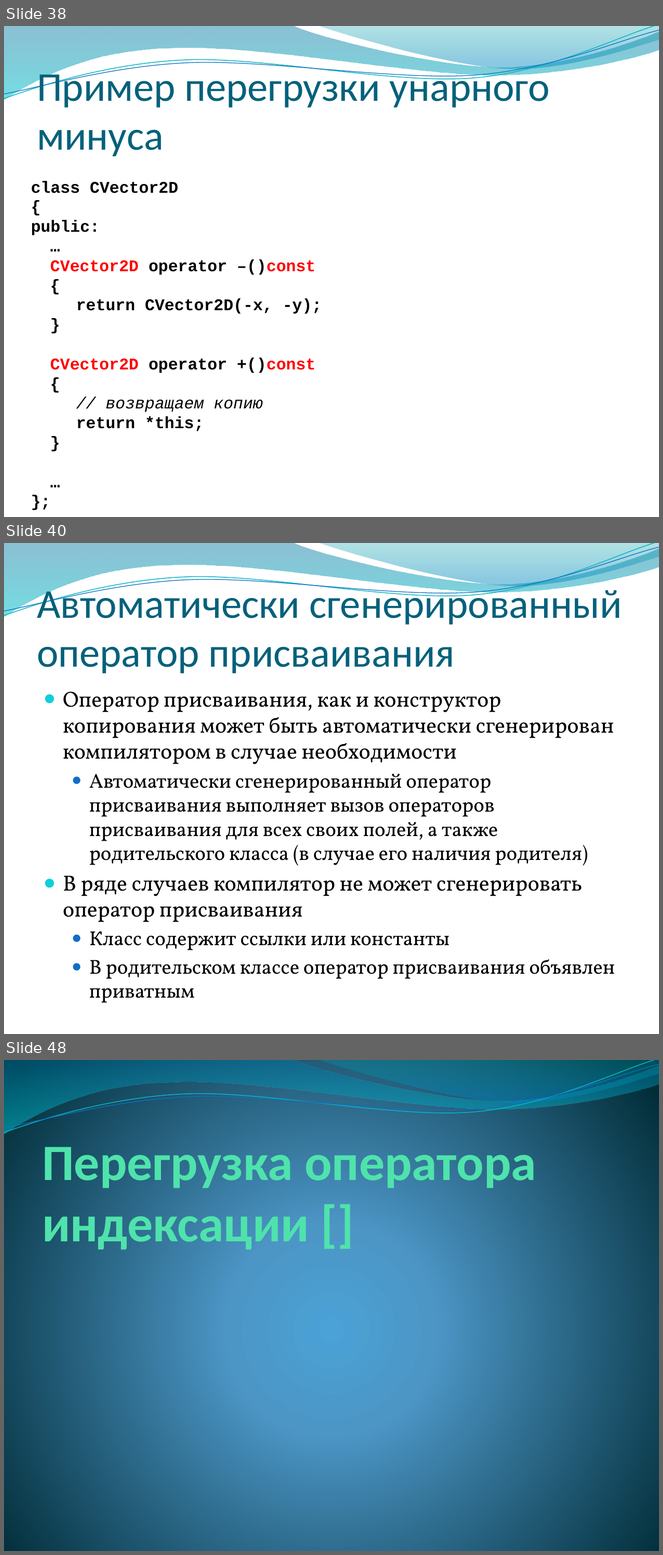
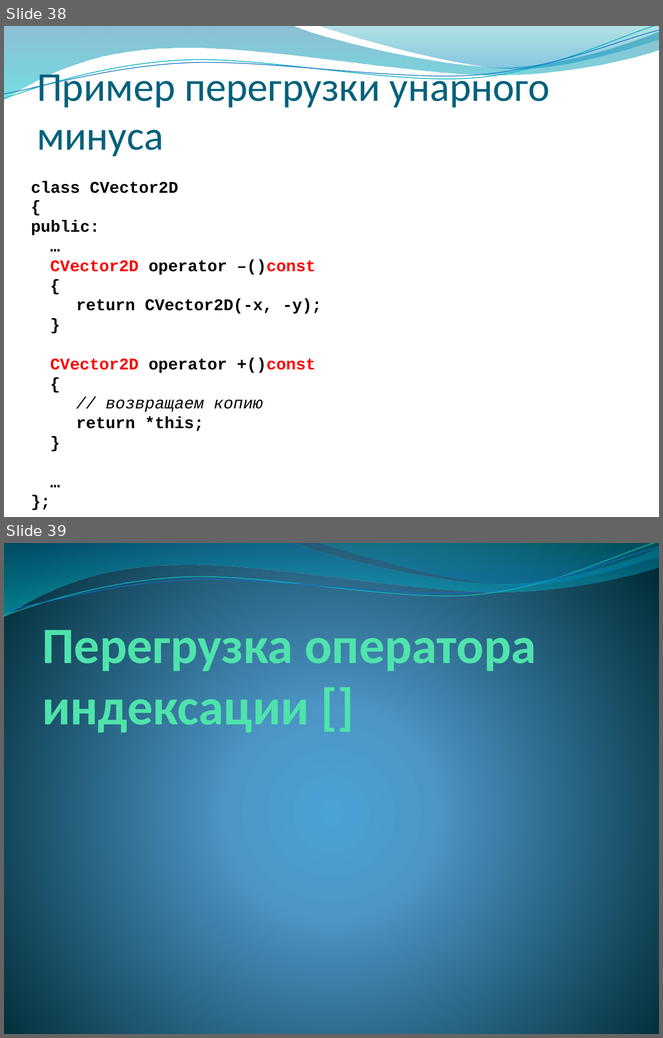
Before and after one commit to alexey-malov/oop, a slide deck: lectures/04/Дружественные функции и классы. Перегрузка операций.pptx. Shown one above the other, each under a label of ours: slides 38, 40 and 48 before the commit, slides 38 and 39 after it; the slides between them are not shown. The pictures are 663x1555 and 663x1038 pixels, drawn with LibreOffice and Linux fonts; fonts in the diff are those of the drawing; background and template pictures are left out. Boxes give left, top, right and bottom in pixels: in the first picture for what was removed or moved away, otherwise in the second. Text is boxed around its words. In the diff, an @@ line names an element or a change of style, - is before the commit and + after.

```diff
--- a/lectures/04/Дружественные функции и классы. Перегрузка операций.pptx
+++ b/lectures/04/Дружественные функции и классы. Перегрузка операций.pptx
@@ slide 40 removed at (4,543,659,1034), background picture (left out); not listed: 4 template elements that a slide beside it also shows @@
@@ title removed at (37,584,622,674) @@
-Автоматически сгенерированный оператор присваивания
@@ text removed at (63,692,615,1003) @@
-● Оператор присваивания, как и конструктор копирования может быть автоматически сгенерирован компилятором в случае необходимости
-  ● Автоматически сгенерированный оператор присваивания выполняет вызов операторов присваивания для всех своих полей, а также родительского класса (в случае его наличия родителя)
-● В ряде случаев компилятор не может сгенерировать оператор присваивания
-  ● Класс содержит ссылки или константы
-  ● В родительском классе оператор присваивания объявлен приватным
@@ what was slide 48 is now slide 39 @@
```
Also in this commit, not shown: 8 other slides removed, 1 other file.
